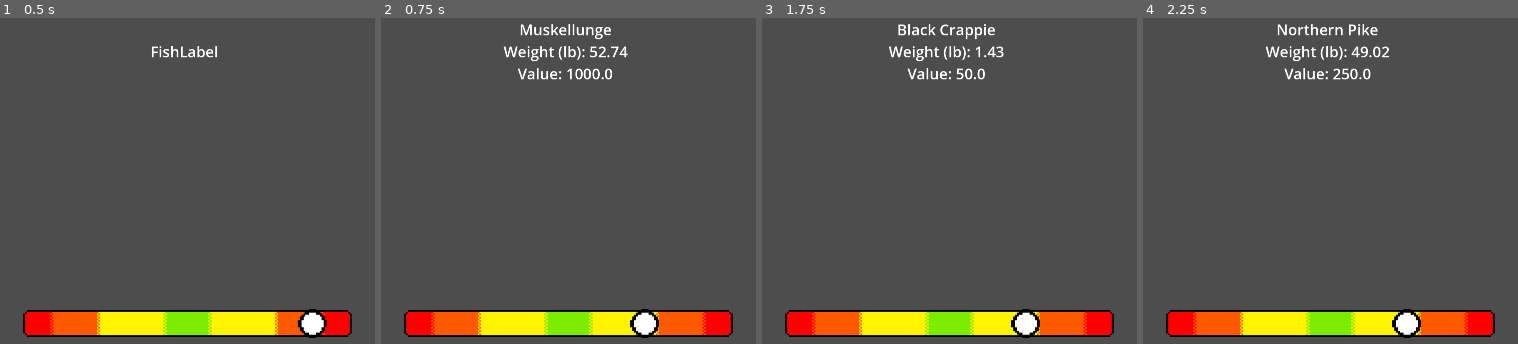
Above: before the commit, frames 1-4 (left to right).
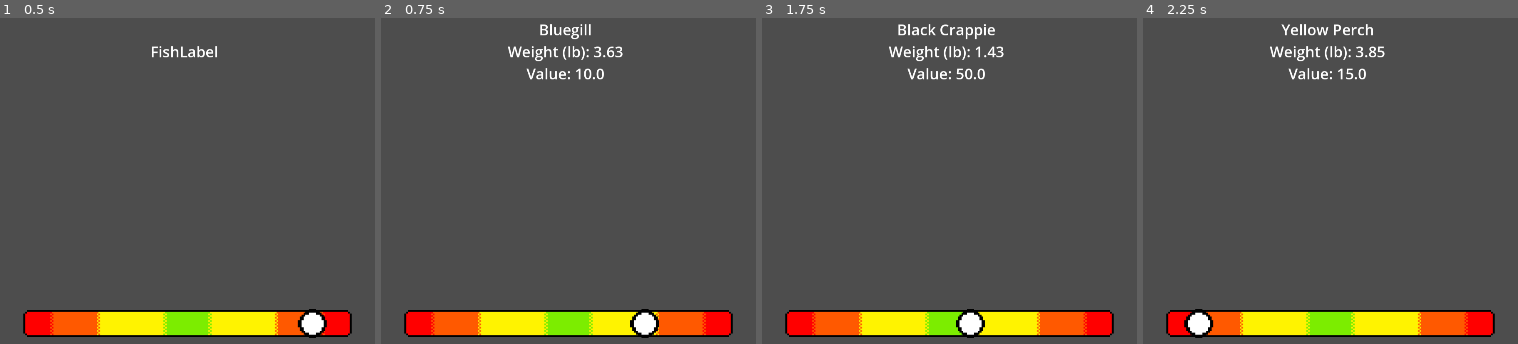
Above: after the commit, the same moments.

Repository: theTacocat88/PixelFishing
Game: Godot game, scene res://scenes/game.tscn
The game is run twice, just before and just after one commit, with the same random seed, the same clock (stepped at 60 frames per second) and the same inputs.
Inputs (mouse positions are in pixels of both pictures, inside the frame that each line leads up to):
- Up to frame 1 (0.5 s): no input
- Up to frame 2 (0.75 s): move the mouse to (744, 99) at 0.52 s; click (744, 99) at 0.6 s
- Up to frame 3 (1.75 s): tap Enter at 1.25 s; move the mouse to (788, 145) at 1.27 s; click (788, 145) at 1.35 s
- Up to frame 4 (2.25 s): move the mouse to (1409, 24) at 2.02 s; click (1409, 24) at 2.1 s

Frame 1 is identical in both runs. In frame 2, 1.6% of the frame differs, in the area x 32-66%, y 1-20%; in frame 3, 1.0%; in frame 4, 2.7%, in the area x 10-75%, y 1-99%.

Commit message:
add comments, some bugfixing

Diff:
--- a/data/fish.json
+++ b/data/fish.json
@@ -49,7 +49,7 @@
 			"cost": 1000
 		},
 		{
-			"nmae": "Chinook Salmon",
+			"name": "Chinook Salmon",
 			"minWeight": 15.0,
 			"maxWeight": 97.4,
 			"cost": 1200
--- a/scenes/game.tscn
+++ b/scenes/game.tscn
@@ -17,11 +17,6 @@
 position = Vector2(960, 1021.1)
 texture = ExtResource("2_yqjtg")
 
-[node name="Sprite2D" type="Sprite2D" parent="."]
-visible = false
-position = Vector2(969, 441)
-texture = ExtResource("2_yqjtg")
-
 [node name="TempFishLabel" type="Label" parent="."]
 offset_left = 620.0
 offset_top = 216.0
--- a/scripts/main.gd
+++ b/scripts/main.gd
@@ -2,39 +2,45 @@
 
 var rng = RandomNumberGenerator.new()
 
-#TEMPORARY
+# TEMPORARY OBJECT
 @onready var tempfishlabel: Label = $TempFishLabel
 
-# NOTE: Save data
+# Save data
 var save_data: Dictionary = {}
+# Chances rarities get picked
 var WEIGHT_VALUES: Dictionary = { \
-		"COMMON": 150,
-		"UNCOMMON": 90,
+		"COMMON": 125,
+		"UNCOMMON": 100,
 		"RARE": 50,
-		"LEGENDARY": 10,
-		"MYTHICAL": 4,
-		"EXOTIC": 1
+		"LEGENDARY": 20,
+		"MYTHICAL": 10,
+		"EXOTIC": 5
 	}
 
-# NOTE: Selector for throwing rod
+# Selector for throwing the rod
 @onready var catch_selector: Sprite2D = $Catch/CatchSelector
 var selector_dir = 0
 var move_selector = false
 var selector_speed = 1000
 var catch_val
+
+# Other variables
 var weight_total
 
-# NOTE: Type of throw
+# Type of throw
 enum CatchValue { TERRIBLE, BAD, DECENT, GOOD }
 
 func _ready() -> void:
+	# Init rng and other variables
 	rng.randomize()
 	move_selector = true
 
 func _process(delta: float) -> void:
+	# Check if rod is thrown
 	if Input.is_action_just_pressed("LeftClick"):
 		move_selector = false
 		check_selector_pos()
+	# Check if you can move the selector
 	if move_selector:
 		move_select(delta)
 
@@ -48,6 +54,7 @@
 	file.store_string(json_str)
 	file.close()
 
+# Load the fish JSON file
 func load_fish() -> Dictionary:
 	var filepath: String = "res://data/fish.json"
 	var file = FileAccess.open(filepath, FileAccess.READ)
@@ -55,18 +62,18 @@
 	var fish_list = JSON.parse_string(json_str)
 	return fish_list
 
-# NOTE: Move selector
+# Move the selector
 func move_select(delta: float):
-	if selector_dir == 0:
+	if selector_dir == 0: # 0 = right
 		catch_selector.position.x += selector_speed * delta
 		if catch_selector.position.x >= 1350:
 			selector_dir = 1
-	elif selector_dir == 1:
+	elif selector_dir == 1: # 1 = left
 		catch_selector.position.x -= selector_speed * delta
 		if catch_selector.position.x <= 570:
 			selector_dir = 0
 
-# NOTE: Get the type of catch
+# Get the type of catch
 func check_selector_pos():
 	var fish_rarity = []
 	if catch_selector.position.x >= 1285 or catch_selector.position.x <= 633.8:
@@ -93,8 +100,11 @@
 		weight_total = WEIGHT_VALUES["COMMON"] + WEIGHT_VALUES["UNCOMMON"]
 	catch(fish_rarity)
 
+# Finish the catch
 func catch(possible_rarity: Array):
+	# Get the fish JSON
 	var fish: Dictionary = load_fish()
+	# Weighted selection of fish based on type of throw
 	var weighted = rng.randi_range(0, weight_total)
 	var selected_rarity = null
 	for rarity in possible_rarity:
@@ -102,10 +112,21 @@
 		if weighted <= 0:
 			selected_rarity = rarity
 			break
+	# The selected fish
 	var fish_obj: Dictionary = \
-		fish[selected_rarity.to_lower()][rng.randi_range(0, fish[selected_rarity.to_lower()].size() - 1)]
+		fish[selected_rarity.to_lower()]\
+			[rng.randi_range(0, fish[selected_rarity.to_lower()].size() - 1)]
 	var fish_name = fish_obj["name"]
 	var fish_weight = rng.randf_range(fish_obj["minWeight"], fish_obj["maxWeight"])
 	var fish_value = fish_obj["cost"]
+	# Formatting
 	fish_weight = snapped(fish_weight, 0.01)
-	tempfishlabel.text = fish_name + "\nWeight (lb): " + str(fish_weight) + "\nValue: " + str(fish_value)
+	# Show the fish
+	tempfishlabel.text = fish_name + "\nWeight (lb): " + str(fish_weight) \
+		+ "\nValue: " + str(fish_value)
+
+	# Wait
+	await get_tree().create_timer(1.0).timeout
+
+	# Start moving the selector again
+	move_selector = true
